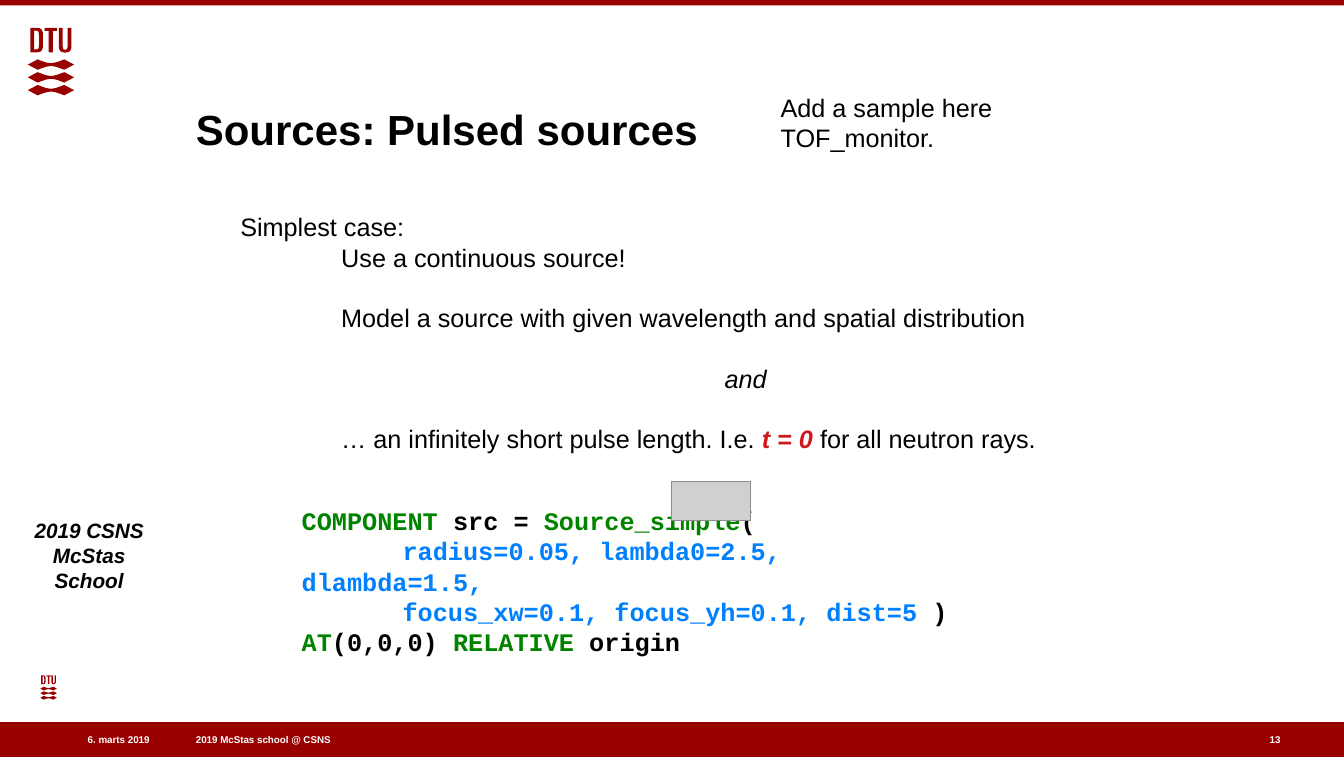
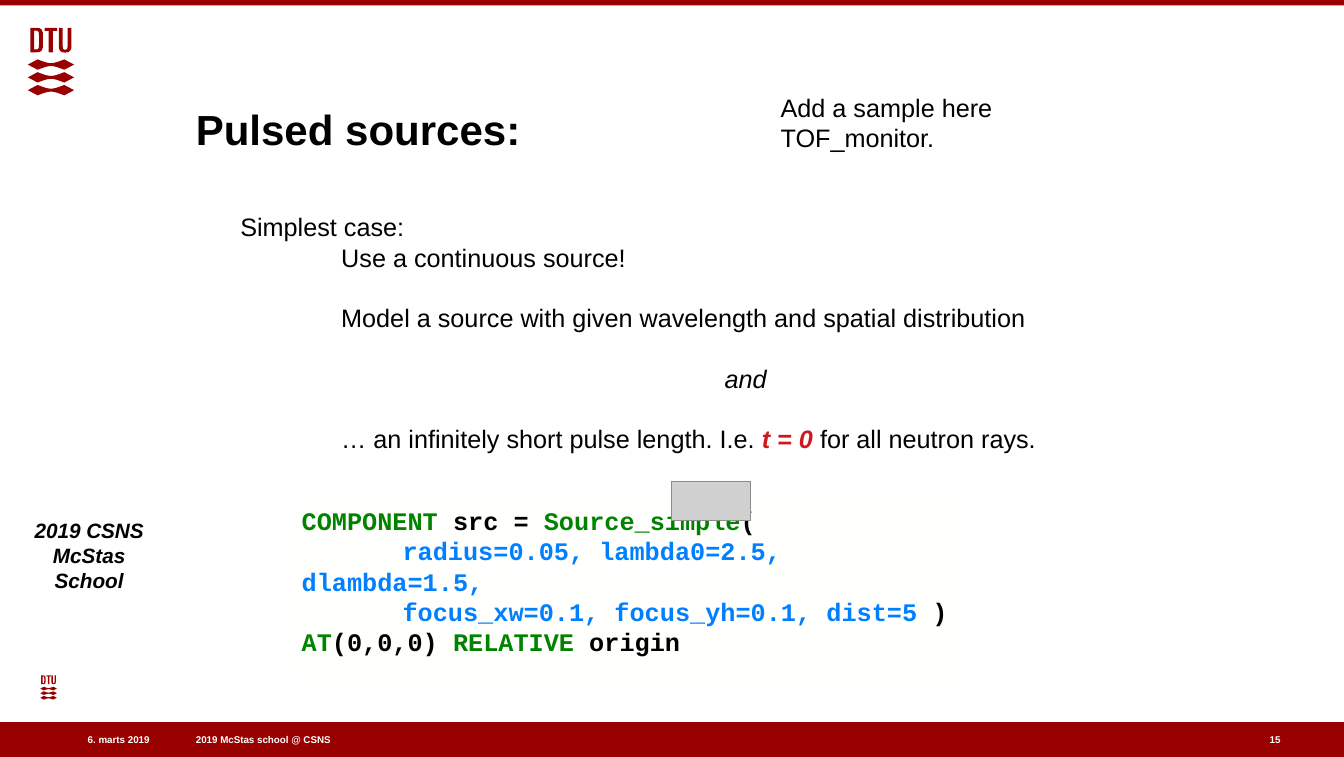
Before and after one commit to eddymaoui/Schools, a slide deck: slide 15 of CSNS_March_2019/1_Monday_March_25th/2_Sources_and_Monitors_2.odp (slide 13 before the commit). Drawn at 1344x757 pixels with LibreOffice and Linux fonts; fonts in the diff are those of the drawing; grey boxes stand for pictures; background and template pictures are left out. Boxes give left, top, right and bottom in pixels: in the first picture for what was removed or moved away, otherwise in the second. Text is boxed around its words. In the diff, an @@ line names an element or a change of style, - is before the commit and + after.

```diff
--- a/CSNS_March_2019/1_Monday_March_25th/2_Sources_and_Monitors_2.odp
+++ b/CSNS_March_2019/1_Monday_March_25th/2_Sources_and_Monitors_2.odp
@@ title at (196,114,520,146): text changed @@
-Sources: Pulsed sources
+Pulsed sources:
@@ page number at (1270,736,1281,743): text changed @@
-13
+15
```
Also in this commit, not shown: 1 other slide changed, 3 slides added, 1 slide removed, 1 other file.
